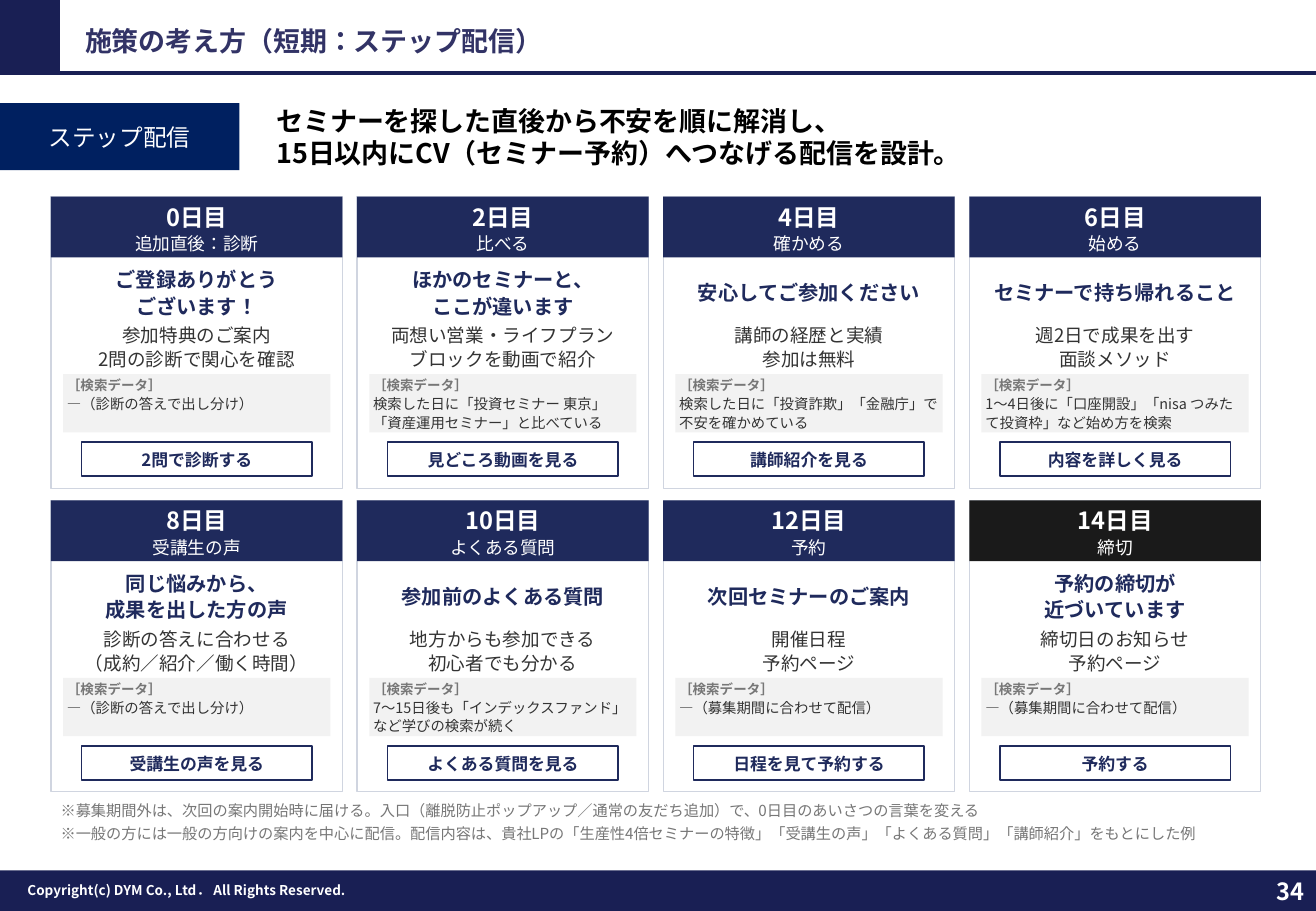
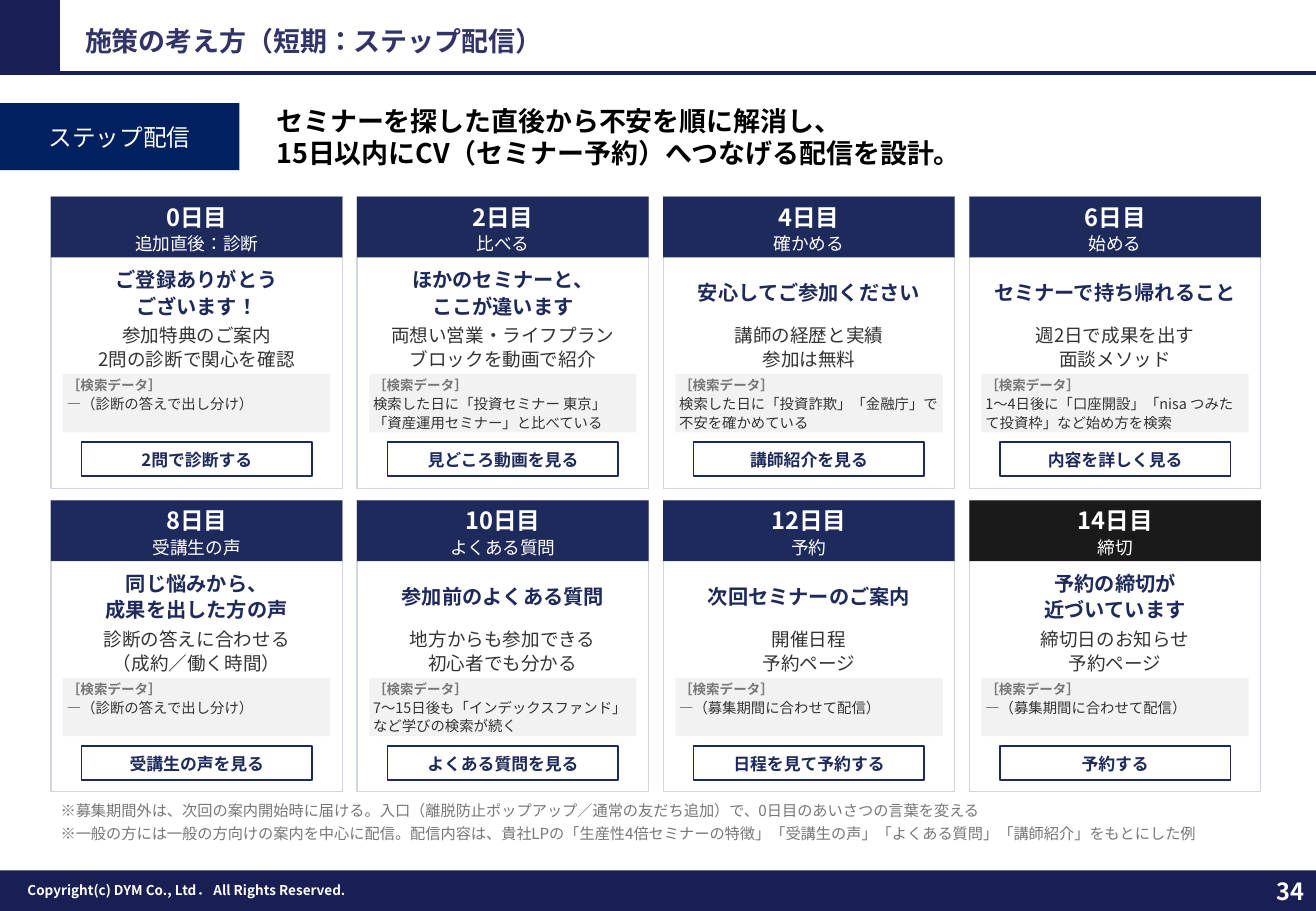
Before and after one commit to tonomura-r-dev/folder, a slide deck: slide 34 of 202610_株式会社すなおコンサルティング御中_LINE公式アカウント運用のご提案_ver7.3.pptx. Drawn at 1316x911 pixels with LibreOffice and Linux fonts; fonts in the diff are those of the drawing; background and template pictures are left out. Boxes give left, top, right and bottom in pixels: in the first picture for what was removed or moved away, otherwise in the second. Text is boxed around its words. In the diff, an @@ line names an element or a change of style, - is before the commit and + after.

```diff
--- a/202610_株式会社すなおコンサルティング御中_LINE公式アカウント運用のご提案_ver7.3.pptx
+++ b/202610_株式会社すなおコンサルティング御中_LINE公式アカウント運用のご提案_ver7.3.pptx
@@ text at bbox=[113, 654, 280, 672]: text changed @@
-（成約／紹介／働く時間）
+（成約／働く時間）
```
Also in this commit, not shown: 1 other slide changed, 2 other files.
